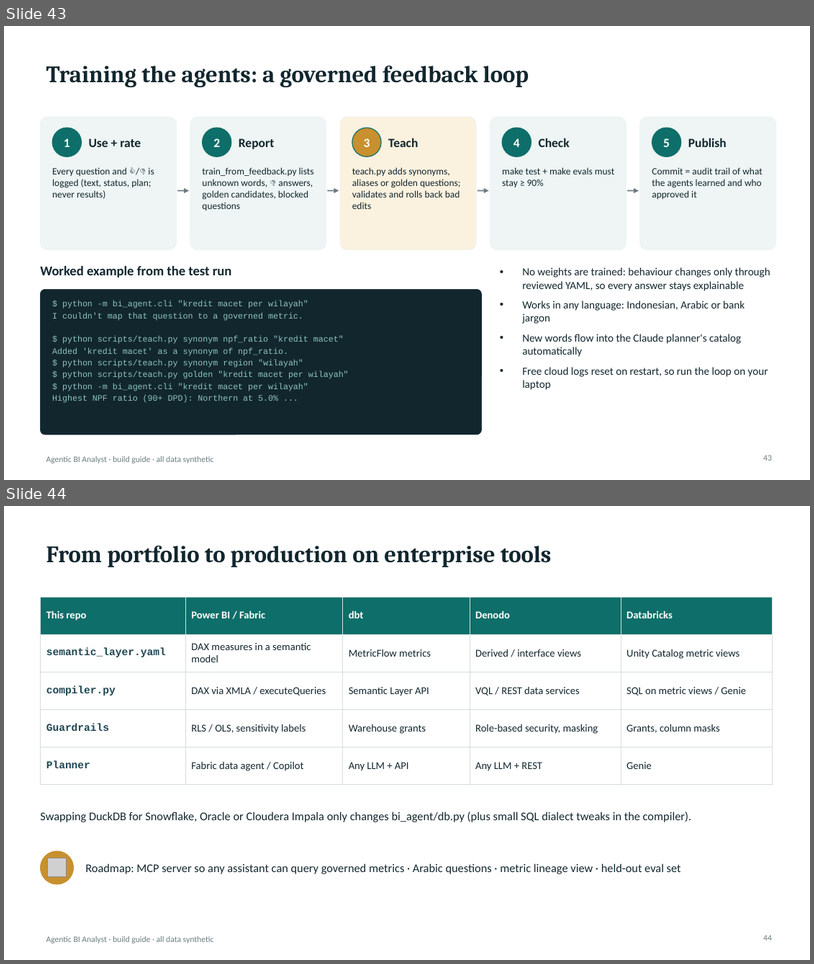
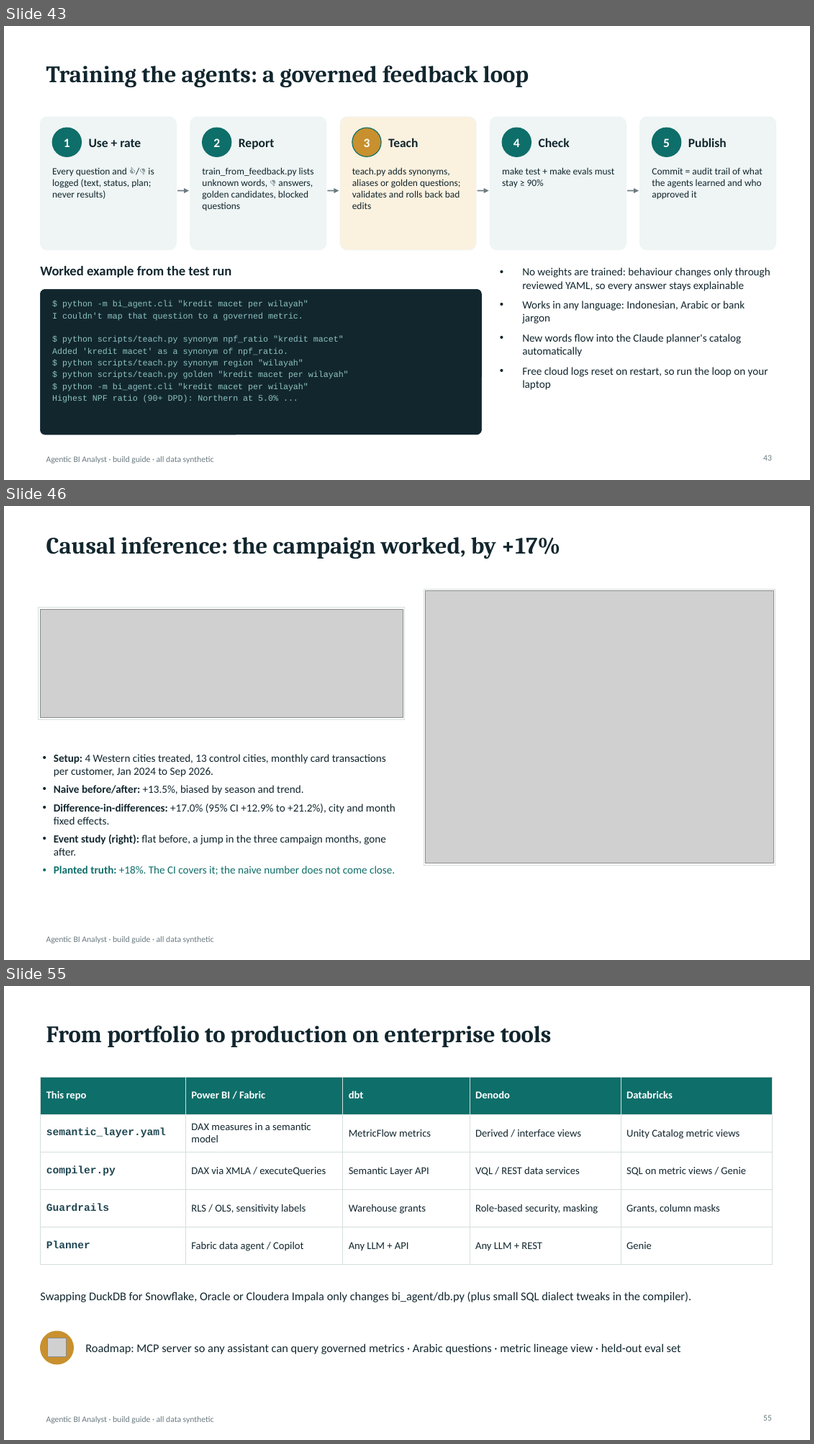
Before and after one commit to vickarzz/agentic-bi-analyst, a slide deck: docs/presentation/Agentic_BI_Analyst_Build_Guide.pptx. Shown one above the other, each under a label of ours: slides 43 and 44 before the commit, slides 43, 46 and 55 after it; the slides between them are not shown. The pictures are 814x964 and 814x1444 pixels, drawn with LibreOffice and Linux fonts; fonts in the diff are those of the drawing; grey boxes stand for pictures. Boxes give left, top, right and bottom in pixels: in the first picture for what was removed or moved away, otherwise in the second. Text is boxed around its words. In the diff, an @@ line names an element or a change of style, - is before the commit and + after.

Commit message:
Add Data Science Lab: causal inference, churn model, forecasting, A/B testing, segmentation

```diff
--- a/docs/presentation/Agentic_BI_Analyst_Build_Guide.pptx
+++ b/docs/presentation/Agentic_BI_Analyst_Build_Guide.pptx
@@ slide 46 added at <box>4,506,810,960</box>, background #FFFFFF; not listed: 1 template element that a slide beside it also shows @@
@@ title added at <box>46,537,561,559</box>, 28 pt, text #12262E, bold @@
+Causal inference: the campaign worked, by +17%
@@ rectangle added at <box>424,589,775,865</box>, fill #FFFFFF, outline #D5DEDD 0.75 pt @@
@@ picture added at <box>426,591,774,863</box> @@
@@ rectangle added at <box>39,607,405,720</box>, fill #FFFFFF, outline #D5DEDD 0.75 pt @@
@@ picture added at <box>40,609,404,718</box> @@
@@ text added at <box>54,754,396,875</box>, 13 pt, text #12262E @@
+• Setup: 4 Western cities treated, 13 control cities, monthly card transactions per customer, Jan 2024 to Sep 2026.
+• Naive before/after: +13.5%, biased by season and trend.
+• Difference-in-differences: +17.0% (95% CI +12.9% to +21.2%), city and month fixed effects.
+• Event study (right): flat before, a jump in the three campaign months, gone after.
+• Planted truth: +18%. The CI covers it; the naive number does not come close.
@@ what was slide 44 is now slide 55 @@
@@ page number at <box>764,1414,772,1420</box>: text changed @@
-44
+55
```
Also in this commit, not shown: 10 slides changed, 10 other slides added, 47 other files.
